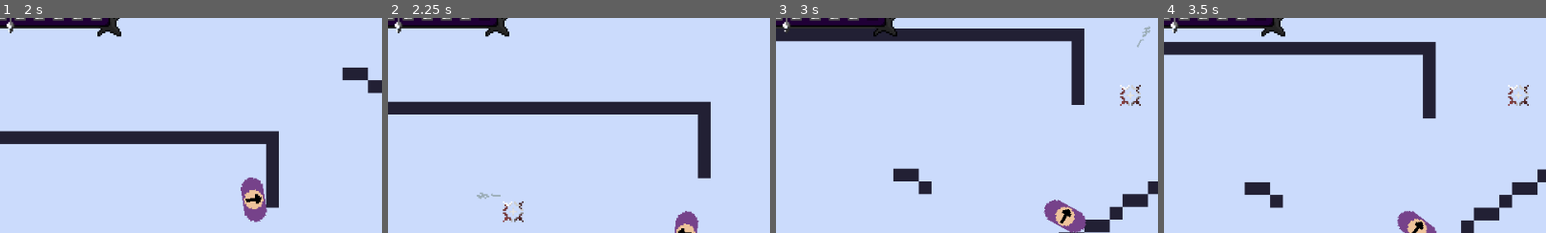
Above: before the commit, frames 1-4 (left to right).
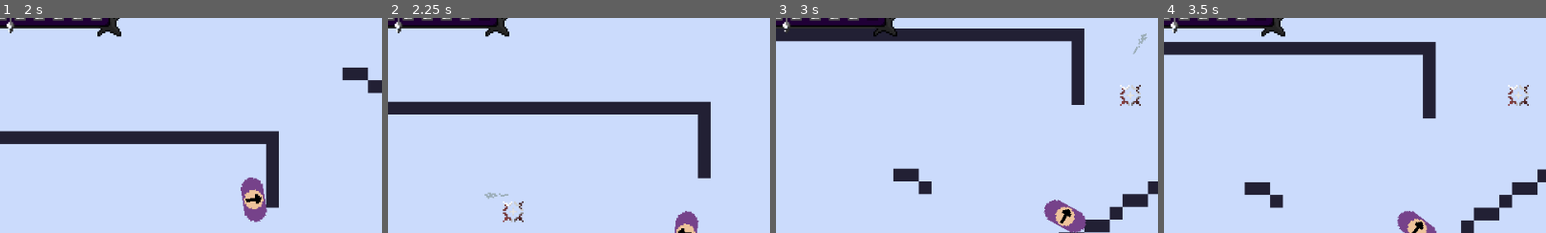
Above: after the commit, the same moments.

Repository: callumrann/gmtk-jam
Game: Godot game, scene res://scenes/main.tscn
Same seed, same stepped clock (60 frames per second), same inputs: the game is played once before the commit and once after it. Sound files missing from this copy of the repository are replaced by a short silence.
Inputs (mouse positions are % of the whole screen's width and height, from its top left):
- Up to frame 1 (2 s): click "Continue" at 0.5 s; move the mouse to (72, 45) at 1.27 s; hold D (move_right) from 1.28 s (still down); click (72, 45) at 1.35 s
- Up to frame 2 (2.25 s): move the mouse to (30, 55) at 2.02 s; release D (move_right) at 2.03 s; hold S (move_down) from 2.03 s (still down); right-click (30, 55) at 2.1 s
- Up to frame 3 (3 s): move the mouse to (60, 28) at 2.77 s; release S (move_down) at 2.78 s; hold D (move_right) from 2.78 s (still down); click (60, 28) at 2.85 s
- Up to frame 4 (3.5 s): keep holding D (move_right)
The pictures show only the part of the screen within x 14-64%, y 10-60%; the shares and areas given below are measured in that part.

Frame 1 is identical in both runs. In frame 2, 0.1% of the frame differs, in the area x 23-32%, y 81-84%; in frame 3, 0.1%, in the area x 93-98%, y 3-17%; in frame 4, nothing differs.

Commit message:
fix: change detection code in enemy cone so it can catch bullets of any speed

Diff:
--- a/scenes/things/enemy.tscn
+++ b/scenes/things/enemy.tscn
@@ -54,7 +54,7 @@
 debug_color = Color(0.2502731, 0.6246552, 0.34603867, 0.41960785)
 
 [node name="RayCast2D" type="RayCast2D" parent="VisionCone" unique_id=1347643024]
-collision_mask = 52
+collision_mask = 32
 collide_with_areas = true
 
 [node name="BulletSpawnerLeft" type="Marker2D" parent="." unique_id=225566511]
--- a/scenes/things/player_bullet.tscn
+++ b/scenes/things/player_bullet.tscn
@@ -5,7 +5,7 @@
 
 [sub_resource type="CapsuleShape2D" id="CapsuleShape2D_taauc"]
 radius = 2.0
-height = 10.0
+height = 8.0
 
 [sub_resource type="SpriteFrames" id="SpriteFrames_tebl0"]
 animations = [{
@@ -23,12 +23,13 @@
 script = ExtResource("1_hkfbf")
 
 [node name="CollisionShape2D" type="CollisionShape2D" parent="." unique_id=854320617]
-position = Vector2(3, 0)
+position = Vector2(-2, 0)
 rotation = 1.5707964
 shape = SubResource("CapsuleShape2D_taauc")
 debug_color = Color(1, 1, 1, 0.41960785)
 
 [node name="AnimatedSprite2D" type="AnimatedSprite2D" parent="." unique_id=993252015]
+position = Vector2(-5, 0)
 rotation = 1.5707964
 sprite_frames = SubResource("SpriteFrames_tebl0")
 metadata/_edit_lock_ = true
--- a/scripts/things/enemy.gd
+++ b/scripts/things/enemy.gd
@@ -86,14 +86,14 @@
 	vision_ray.rotation = -rotation # kinda cheese
 	vision_ray.force_raycast_update()
 
-	if vision_ray.is_colliding(): # will collide with wall first if present
-		var collider = vision_ray.get_collider()
-		if collider == area:
-			if area.has_method("get_shot_position"):
-				navigation_agent.target_position = area.get_shot_position()
-			else:
-				navigation_agent.target_position = player.global_position
-				player_in_vision = true
+	if vision_ray.is_colliding(): # wall collision
+		return
+
+	if area.has_method("get_shot_position"):
+		navigation_agent.target_position = area.get_shot_position()
+	else:
+		navigation_agent.target_position = player.global_position
+		player_in_vision = true
 
 func on_gunshot_heard() -> void:
 	navigation_agent.target_position = player.global_position
